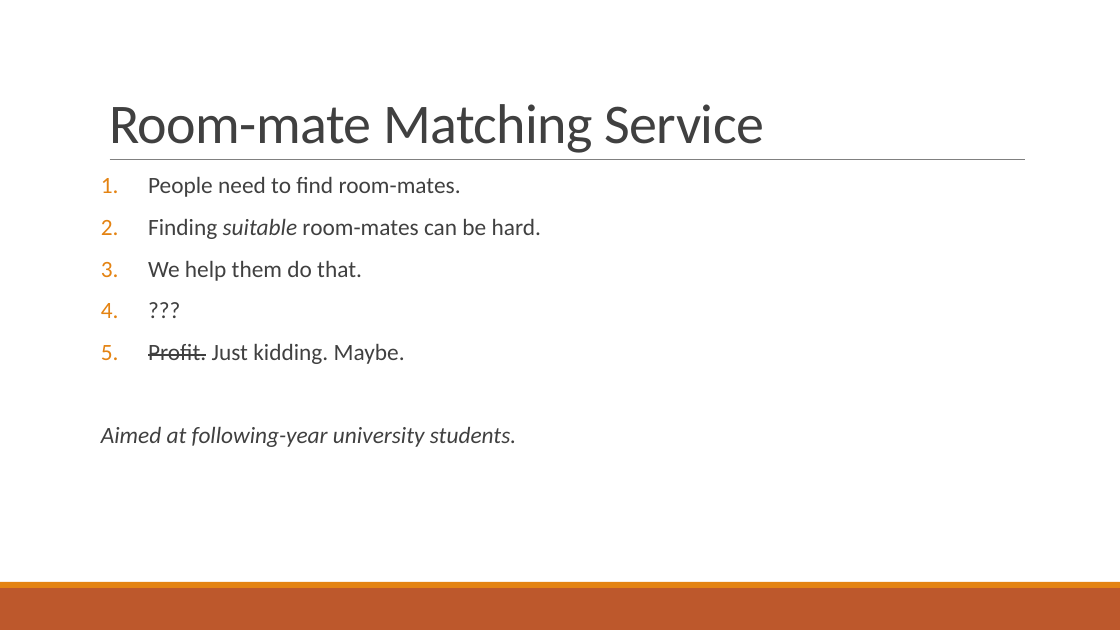
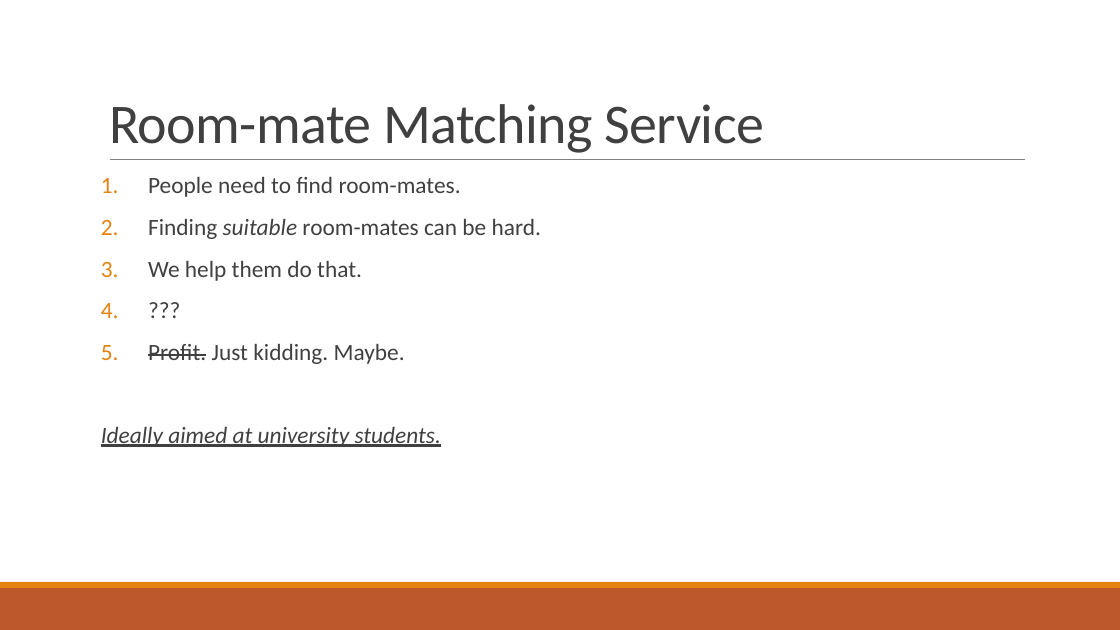
Before and after one commit to dragosthealex/roomies, a slide deck: slide 7 of resources/presentation1/final_presentation.pptx. Drawn at 1120x630 pixels with LibreOffice and Linux fonts; fonts in the diff are those of the drawing. Boxes give left, top, right and bottom in pixels: in the first picture for what was removed or moved away, otherwise in the second. Text is boxed around its words. In the diff, an @@ line names an element or a change of style, - is before the commit and + after.

```diff
--- a/resources/presentation1/final_presentation.pptx
+++ b/resources/presentation1/final_presentation.pptx
@@ text at [101, 427, 441, 447]: text changed @@
-Aimed at following-year university students.
+Ideally aimed at university students.
```
Also in this commit, not shown: 7 other slides changed, 1 slide removed.
